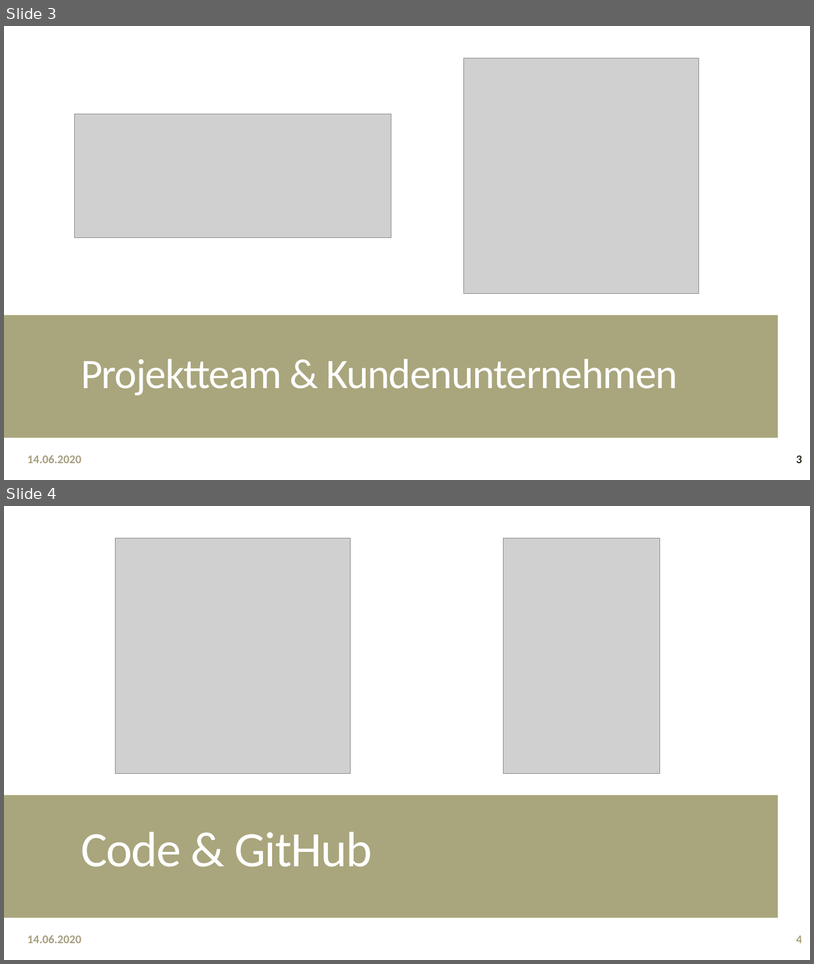
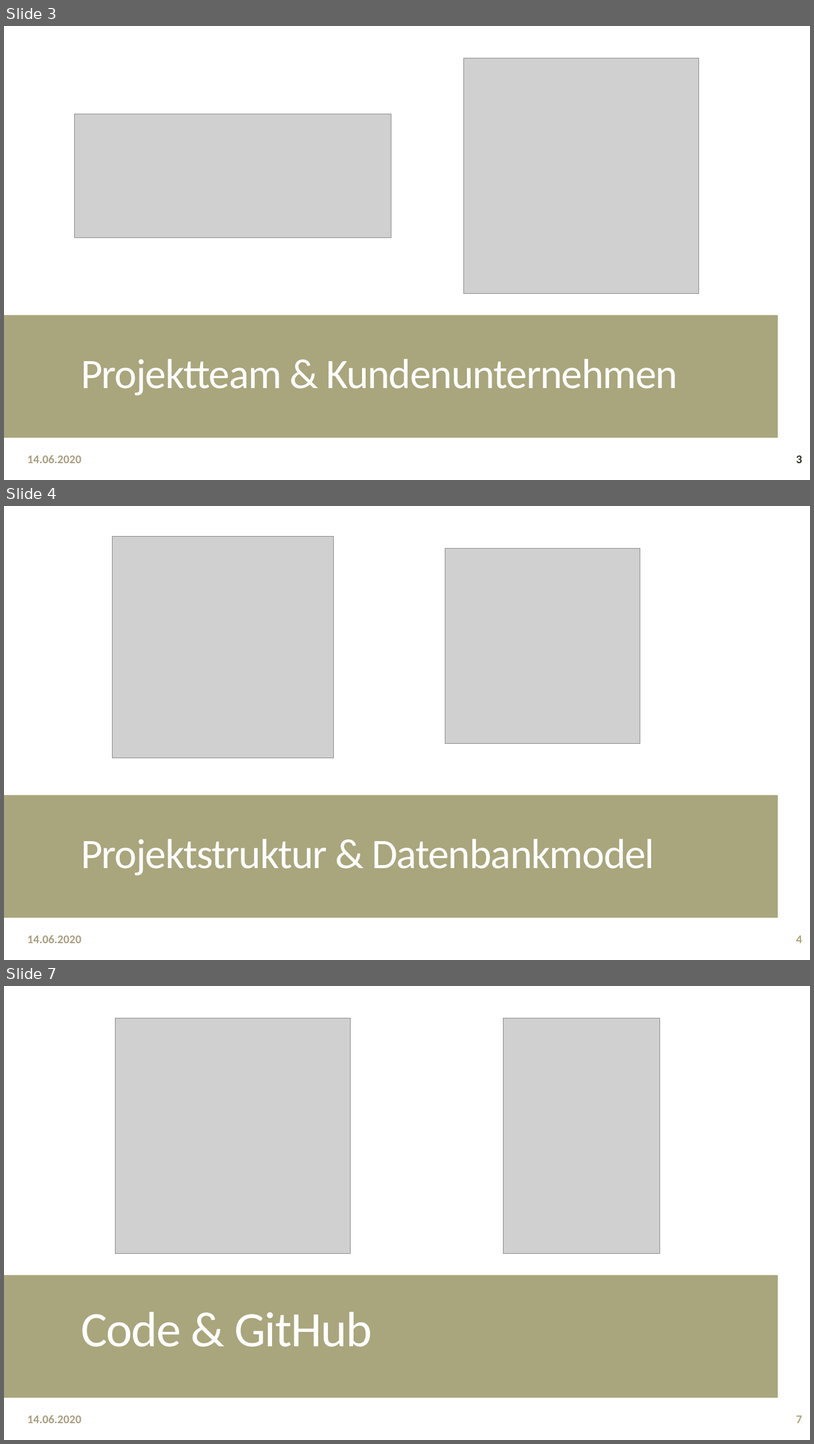
Before and after one commit to fh-erfurt/RentATool, a slide deck: share/presentations/Java 2/RentATool_16.06.20.pptx. Shown one above the other, each under a label of ours: slides 3 and 4 before the commit, slides 3, 4 and 7 after it; the slides between them are not shown. The pictures are 814x964 and 814x1444 pixels, drawn with LibreOffice and Linux fonts; fonts in the diff are those of the drawing; grey boxes stand for pictures. Boxes give left, top, right and bottom in pixels: in the first picture for what was removed or moved away, otherwise in the second. Text is boxed around its words. In the diff, an @@ line names an element or a change of style, - is before the commit and + after.

```diff
--- a/share/presentations/Java 2/RentATool_16.06.20.pptx
+++ b/share/presentations/Java 2/RentATool_16.06.20.pptx
@@ slide 4 added at <box>4,506,810,960</box>, background #FFFFFF; not listed: 2 template elements that a slide beside it also shows @@
@@ rectangle added at <box>4,506,810,960</box>, fill #FFFFFF @@
@@ picture added at <box>112,536,333,757</box> @@
@@ rectangle added at <box>4,556,609,909</box>, fill #A9A57C @@
@@ picture added at <box>445,549,641,744</box> @@
@@ rectangle added at <box>617,556,810,909</box>, fill #C8C8C8 at 50% opacity @@
@@ rectangle added at <box>4,795,779,918</box>, fill #A9A57C @@
@@ title added at <box>81,838,655,875</box>, 50 pt, text #FFFFFF @@
+Projektstruktur & Datenbankmodel
@@ text added at <box>27,934,81,943</box>, 14 pt, text #A89D7F, bold @@
+14.06.2020
@@ page number added at <box>797,935,803,943</box>, 14 pt, text #A9A57C, bold @@
+4
@@ what was slide 4 is now slide 7 @@
@@ page number at <box>797,1415,803,1423</box>: text changed @@
-4
+7
```
Also in this commit, not shown: 3 other slides added.
